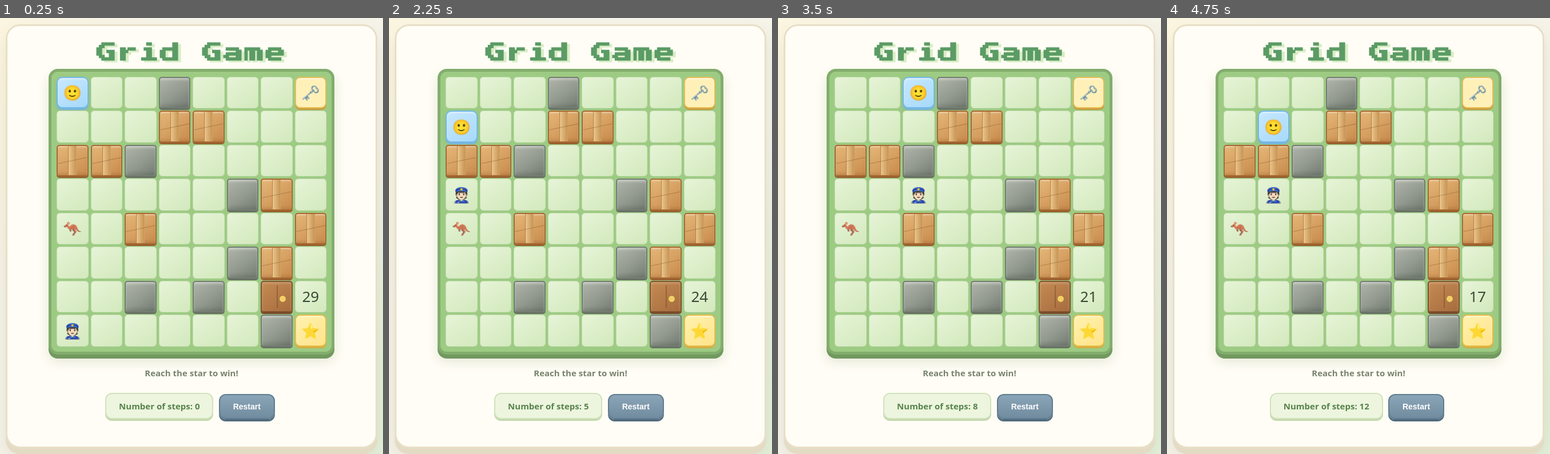
Above: before the commit, frames 1-4 (left to right).
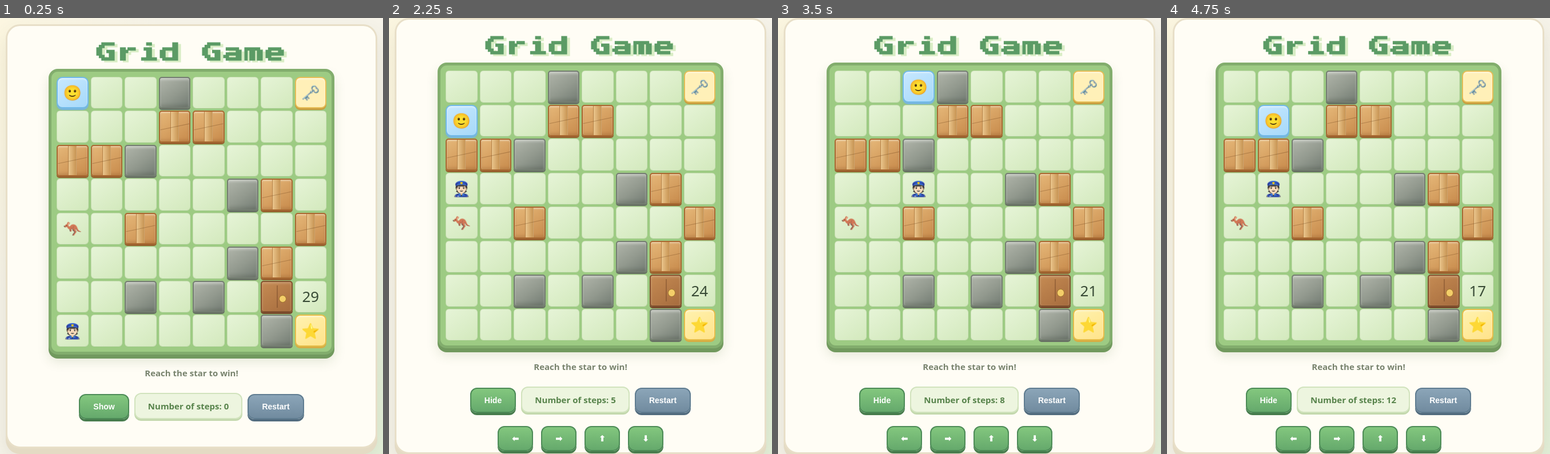
Above: after the commit, the same moments.

Repository: ChanduV20/grid-game
Game: browser game, page index.html
Same seed, same stepped clock (60 frames per second), same inputs: the game is played once before the commit and once after it.
Inputs (mouse positions are in pixels of both pictures, inside the frame that each line leads up to):
- Up to frame 1 (0.25 s): no input
- Up to frame 2 (2.25 s): click "Restart" at 0.27 s; hold Right 1.03-1.53 s; hold Down 1.58-1.85 s; hold Left from 1.9 s (still down); click (492, 406) at 2.02 s, where only the run after the commit has a clickable "Show"
- Up to frame 3 (3.5 s): release Left at 2.47 s; hold Up 2.52-2.82 s; hold Right from 2.87 s (still down)
- Up to frame 4 (4.75 s): release Right at 3.53 s; hold Up 3.58-3.82 s; hold Left 3.87-4.3 s; hold Down 4.35-4.68 s; click (1423, 436) at 4.52 s, where only the run after the commit has a clickable "⬇"; hold Right from 4.73 s (still down)

The runs differ from the first frame. In frame 1, 2.1% of the frame differs, in the area x 20-80%, y 85-93%; in frame 2, 23%; in frame 3, 23%; in frame 4, 23%, in the area x 1-99%, y 0-100%.

Commit message:
Add button feature for mobile

Diff:
--- a/index.html
+++ b/index.html
@@ -12,9 +12,15 @@
         <h1>Grid Game</h1>
         <div id="grid"></div>
         <p id="message">Reach the star to win!</p>
+        <button id="showButtons">Show</button>
         <h3 id="count">Number of steps : 0</h3>
         <button id="restart">Restart</button>
         <button id="nextLevel">Next Level</button>
+        <br>
+        <button id="left" class="hidden">⬅</button>
+        <button id="right" class="hidden">➡</button>
+        <button id="up" class="hidden">⬆</button>
+        <button id="down" class="hidden">⬇</button>
     </div>
 
     <script type="module" src="./main.js"></script>
--- a/main.js
+++ b/main.js
@@ -14,7 +14,12 @@
     message: document.getElementById("message"),
     count: document.getElementById("count"),
     restartButton: document.getElementById("restart"),
-    nextLevelButton: document.getElementById("nextLevel")
+    nextLevelButton: document.getElementById("nextLevel"),
+    showButtons: document.getElementById("showButtons"),
+    left: document.getElementById("left"),
+    right: document.getElementById("right"),
+    up: document.getElementById("up"),
+    down: document.getElementById("left"),
 };
 
 export function showOverlay(){
@@ -29,6 +34,21 @@
     overlay.appendChild(img);
     elements.grid.appendChild(overlay);
 }
+
+function handleMovement(rowChange, colChange) {
+    const moved = movePlayer(rowChange, colChange);
+
+    if (moved) {
+        updateGame(elements);
+
+        if (isEnemyCaughtPlayer()) {
+            showOverlay();
+            playSound("lost");
+            console.log(state.player, state.enemy);
+        }
+    }
+}
+
 // Keyboard controls
 document.addEventListener("keydown", function(event) {
 
@@ -47,16 +67,33 @@
 
     const [rowChange, colChange] = directions[key];
 
-    const moved = movePlayer(rowChange, colChange);
+    handleMovement(rowChange, colChange);
+});
 
-    if (moved) {
-        updateGame(elements);
-        if (isEnemyCaughtPlayer()) {
-            showOverlay();
-            playSound("lost");
-            console.log(state.player,state.enemy);
-        }
-    }
+//Button
+const directions = {
+    up: [-1, 0],
+    down: [1, 0],
+    left: [0, -1],
+    right: [0, 1]
+};
+
+Object.entries(directions).forEach(([id, direction]) => {
+    document.getElementById(id).addEventListener("click", () => {
+        handleMovement(...direction);
+    });
+});
+
+//Show Buttons
+elements.showButtons.addEventListener("click", function() {
+
+    elements.showButtons.textContent =
+        elements.showButtons.textContent === "Show" ? "Hide" : "Show";
+
+    [left, right, up, down].forEach(button => {
+        button.classList.toggle("hidden");
+    });
+
 });
 
 // Restart
--- a/style.css
+++ b/style.css
@@ -468,3 +468,7 @@
     background: rgb(145, 129, 129) !important;
     border: 2px solid rgb(255, 0, 0);
 }
+
+.hidden {
+    display: none;
+}
